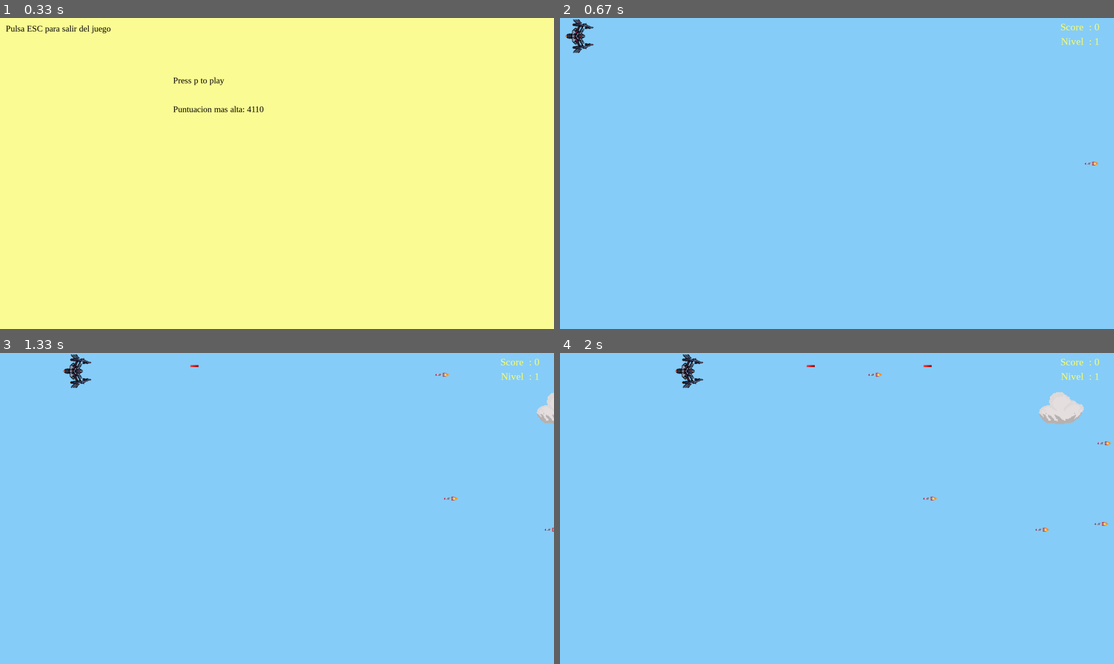
Above: before the commit, frames 1-4 (two rows, left to right).
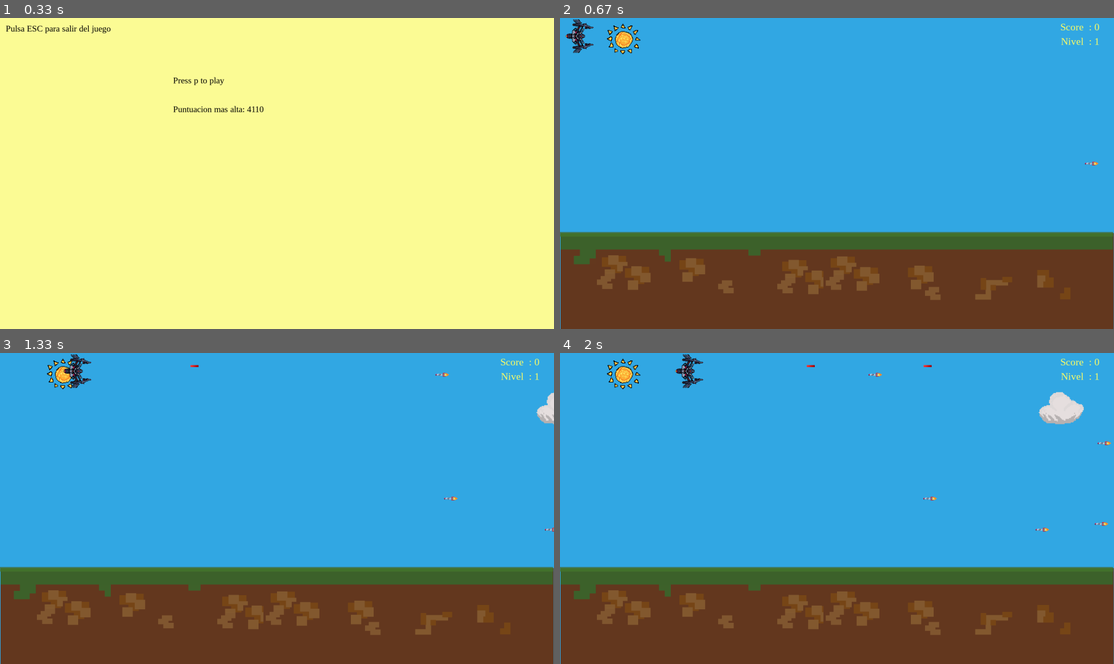
Above: after the commit, the same moments.

Repository: GeorgiGB/GeorgiGeorgiev-DI2122
Game: pygame game, started from TEMA1/ParteAmpliacion/main.py
Two runs of this game, one before a commit and one after it. Both use one fixed random seed, a clock stepped at 60 frames per second and the inputs below.
Inputs:
- Up to frame 1 (0.33 s): no input
- Up to frame 2 (0.67 s): tap P at 0.33 s
- Up to frame 3 (1.33 s): tap Space at 0.67, 1.07 s; hold Right from 1 s (still down)
- Up to frame 4 (2 s): tap Space at 1.37, 1.9 s; release Right at 1.47 s; hold Right from 1.83 s (still down)

Frame 1 is identical in both runs. In frame 2, 100% of the frame differs, in the area x 0-100%, y 0-100%; in frame 3, 100%; in frame 4, 99%.

Commit message:
AppCovid DI

Diff:
--- a/TEMA1/ParteAmpliacion/main.py
+++ b/TEMA1/ParteAmpliacion/main.py
@@ -74,8 +74,9 @@
                 self.rect.bottom = SCREEN_HEIGHT
 
         def disparoMisil(self):
-            muni = Missiles(self.rect.centerx, self.rect.centery) #municion
+            muni = Missiles(self.rect.centerx, self.rect.centery)  # municion
             misil.add(muni)
+
 
     class Missiles(pygame.sprite.Sprite):
         def __init__(self, x, y):
@@ -122,7 +123,7 @@
                 for e in enemies:
                     if e.rect.right <= 1:
                         score += 10
-                        if score % 500 == 0:
+                        if score % 200 == 0:
                             nivel += 1
                 self.kill()
 
@@ -150,7 +151,6 @@
             self.rect.move_ip(-5, 0)
             if self.rect.right < 0:
                 self.kill()
-
 
 
     # Primer ejercicio y nivel
@@ -241,7 +241,7 @@
 
 # Cambio de fondo del juego
 ADDTIME = pygame.USEREVENT + 3
-pygame.time.set_timer(ADDTIME, 10000)
+pygame.time.set_timer(ADDTIME, 4000)
 
 ADDMISIL = pygame.USEREVENT + 4
 pygame.time.set_timer(ADDMISIL, 2000)
@@ -344,27 +344,28 @@
             new_enemy = Enemy()
             enemies.add(new_enemy)
             all_sprites.add(new_enemy)
-
-        # Add a new background
-        elif event.type == ADDTIME:
-            if background is False:  # dia
-                background = True
-                #rgb_current = (135, 206, 250)
-                screen.blit(modo_noche, (0, 0))
-            elif background is True:  # noche
-                background = False
-                rgb_current = (37, 40, 80)
-                # screen.blit(modo_dia, (0, 0))
-        # Add a new cloud
+            # Add a new cloud
         elif event.type == ADDCLOUD:
             # Create the new cloud and add it to sprite groups
             new_cloud = Cloud()
             clouds.add(new_cloud)
             all_sprites.add(new_cloud)
 
-    screen.fill(rgb_current)
-
-# Get the set of keys pressed and check for user input
+    # Add a new background
+    if event.type == ADDTIME:
+        if background is False:  # dia
+            background = True
+            modo_noche = pygame.image.load("nightmode.png")
+            screen.blit(modo_noche, (0, 0))
+        elif background is True:  # noche
+            background = False
+            # rgb_current = (37, 40, 80)
+            modo_dia = pygame.image.load("daymode.png")
+
+
+    screen.blit(modo_dia, (0, 0))
+
+    # Get the set of keys pressed and check for user input
     pressed_keys = pygame.key.get_pressed()
     player.update(pressed_keys)
 
@@ -374,7 +375,7 @@
     # Update enemy position
     enemies.update()
 
-    #Update misiles
+    # Update misiles
     misil.update()
 
     misil.draw(screen)
